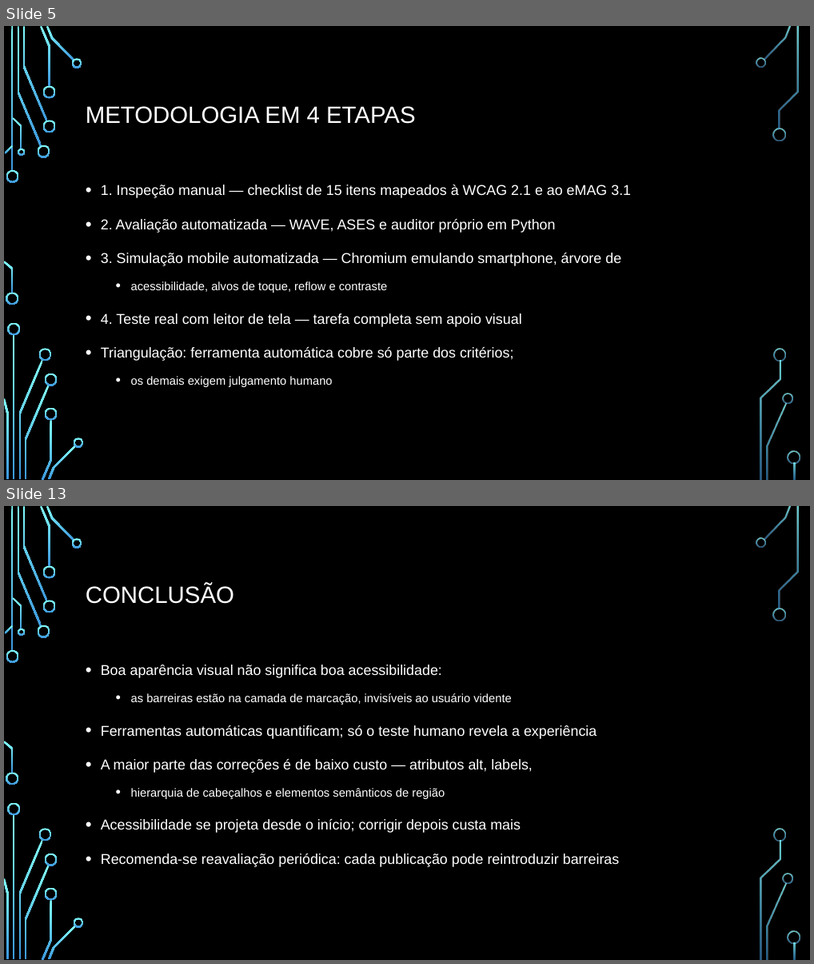
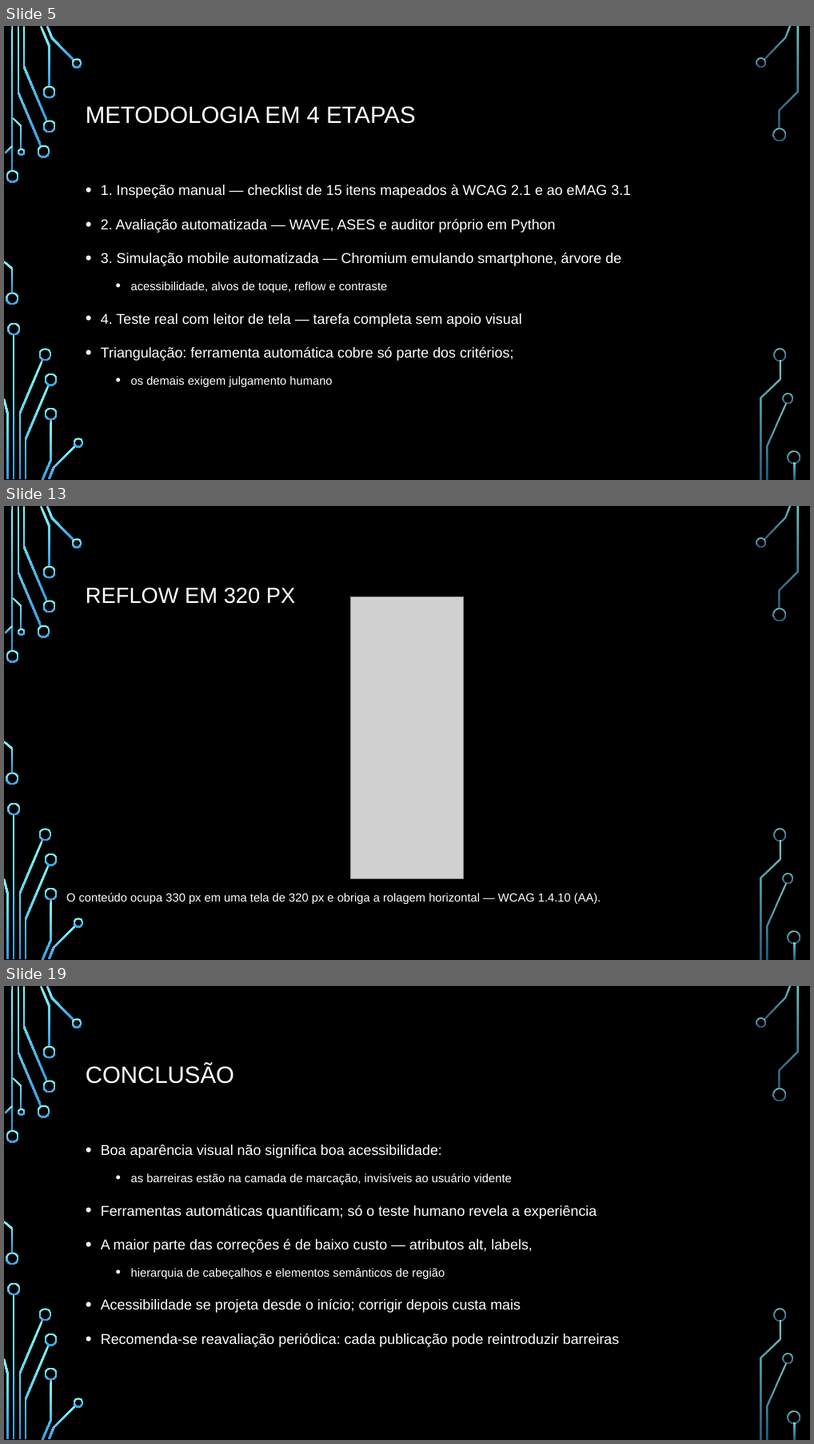
Before and after one commit to guilhermedopp/atividades, a slide deck: apresentacao/APRESENTACAO_AVALIACAO_ACESSIBILIDADE.pptx. Shown one above the other, each under a label of ours: slides 5 and 13 before the commit, slides 5, 13 and 19 after it; the slides between them are not shown. The pictures are 814x964 and 814x1444 pixels, drawn with LibreOffice and Linux fonts; fonts in the diff are those of the drawing; grey boxes stand for pictures; background and template pictures are left out. Boxes give left, top, right and bottom in pixels: in the first picture for what was removed or moved away, otherwise in the second. Text is boxed around its words. In the diff, an @@ line names an element or a change of style, - is before the commit and + after.

```diff
--- a/apresentacao/APRESENTACAO_AVALIACAO_ACESSIBILIDADE.pptx
+++ b/apresentacao/APRESENTACAO_AVALIACAO_ACESSIBILIDADE.pptx
@@ slide 13 added at (4,506,810,960), background picture (left out); not listed: 36 template elements that a slide beside it also shows @@
@@ title added at (86,588,295,604), 26 pt, text #FFFFFF @@
+REFLOW EM 320 PX
@@ picture added at (351,596,464,878) @@
@@ text added at (66,892,601,904), 14 pt, text #FFFFFF @@
+O conteúdo ocupa 330 px em uma tela de 320 px e obriga a rolagem horizontal — WCAG 1.4.10 (AA).
@@ what was slide 13 is now slide 19 @@
```
Also in this commit, not shown: 6 slides changed, 6 other slides added, 1 slide removed, 21 other files.
